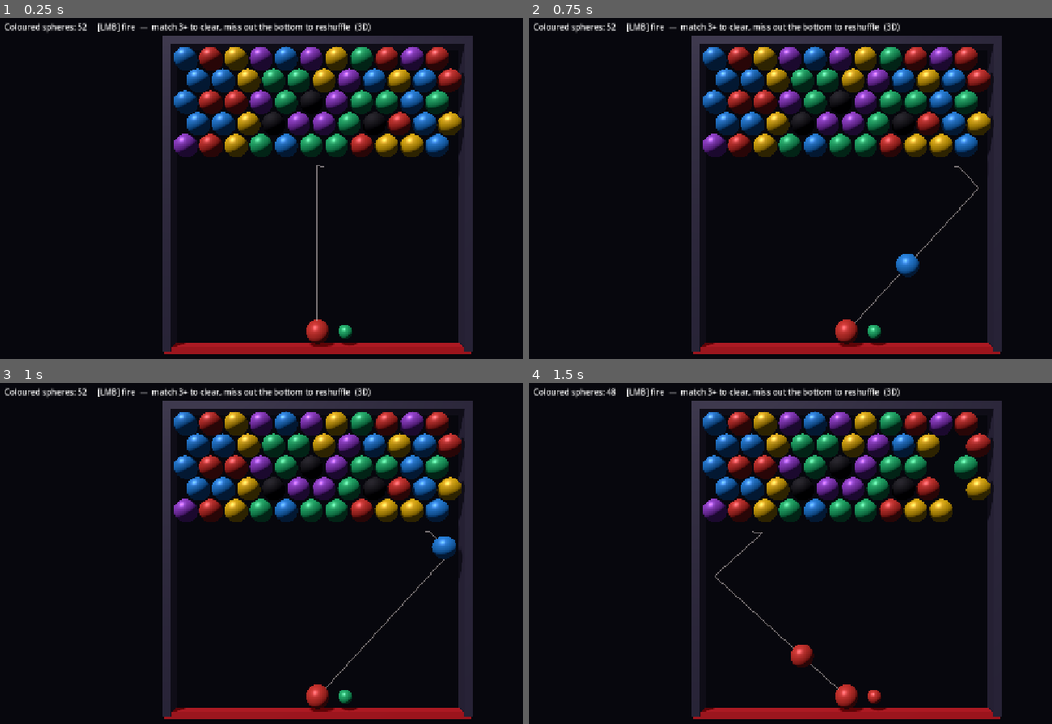
Above: before the commit, frames 1-4 (two rows, left to right).
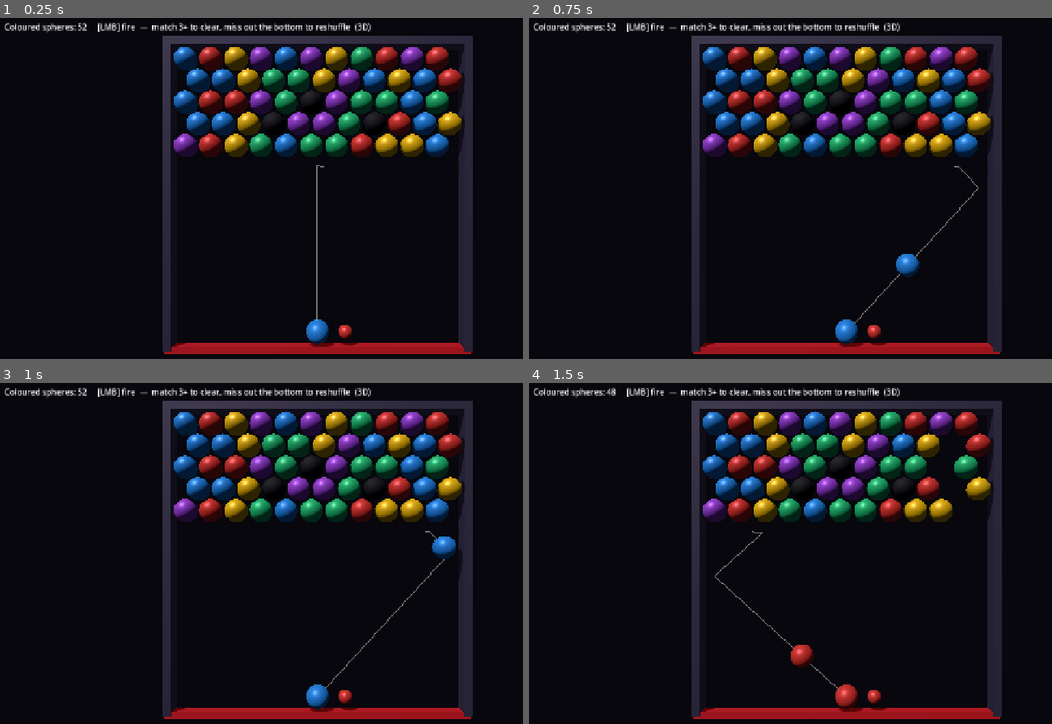
Above: after the commit, the same moments.

Repository: healplease/spheres-of-pain
Game: Godot game, scene res://scenes/level_3d.tscn
The game is run twice, just before and just after one commit, with the same random seed, the same clock (stepped at 60 frames per second) and the same inputs.
Inputs (mouse positions are in pixels of both pictures, inside the frame that each line leads up to):
- Up to frame 1 (0.25 s): no input
- Up to frame 2 (0.75 s): tap Enter at 0.5 s; move the mouse to (989, 178) at 0.52 s; press the mouse at (989, 178) at 0.53 s
- Up to frame 3 (1 s): no input
- Up to frame 4 (1.5 s): move the mouse to (717, 577) at 1.27 s; release the mouse at (717, 577) at 1.28 s; click (717, 577) at 1.35 s

The runs differ from the first frame. In frame 1, 0.3% of the frame differs, in the area x 58-68%, y 88-96%; in frame 2, 0.3%; in frame 3, 0.3%; in frame 4, nothing differs.

Commit message:
fixes for colors

Diff:
--- a/scenes/level_3d.tscn
+++ b/scenes/level_3d.tscn
@@ -1,38 +1,36 @@
-[gd_scene load_steps=4 format=3]
+[gd_scene format=3 uid="uid://bhb1b4x61mt0"]
 
-[ext_resource type="Script" path="res://scripts/play3d/level_controller_3d.gd" id="1_ctrl"]
-[ext_resource type="Script" path="res://scripts/play3d/board_view_3d.gd" id="2_board"]
-[ext_resource type="Script" path="res://scripts/play3d/shooter_3d.gd" id="3_shoot"]
+[ext_resource type="Script" uid="uid://djqufidh5xj6w" path="res://scripts/play3d/level_controller_3d.gd" id="1_ctrl"]
+[ext_resource type="Script" uid="uid://iqjmc6ome2v" path="res://scripts/play3d/board_view_3d.gd" id="2_board"]
+[ext_resource type="Script" uid="uid://5vrvar2kdqo4" path="res://scripts/play3d/shooter_3d.gd" id="3_shoot"]
 
-[node name="Level3D" type="Node3D"]
+[node name="Level3D" type="Node3D" unique_id=1146993431]
 script = ExtResource("1_ctrl")
 
-[node name="WorldEnvironment" type="WorldEnvironment" parent="."]
+[node name="WorldEnvironment" type="WorldEnvironment" parent="." unique_id=1411416787]
 
-[node name="DirectionalLight3D" type="DirectionalLight3D" parent="."]
+[node name="DirectionalLight3D" type="DirectionalLight3D" parent="." unique_id=2104444823]
 
-[node name="Camera3D" type="Camera3D" parent="."]
+[node name="Camera3D" type="Camera3D" parent="." unique_id=937805124]
 
-[node name="Board" type="Node3D" parent="."]
+[node name="Board" type="Node3D" parent="." unique_id=2015125668]
 script = ExtResource("2_board")
 
-[node name="Shooter" type="Node3D" parent="."]
+[node name="Shooter" type="Node3D" parent="." unique_id=1065147317]
 script = ExtResource("3_shoot")
 
-[node name="Preview" type="MeshInstance3D" parent="."]
+[node name="Preview" type="MeshInstance3D" parent="." unique_id=997055303]
 
-[node name="Ui" type="CanvasLayer" parent="."]
+[node name="Ui" type="CanvasLayer" parent="." unique_id=1700756708]
 
-[node name="Status" type="Label" parent="Ui"]
-mouse_filter = 2
+[node name="Status" type="Label" parent="Ui" unique_id=192411749]
 offset_left = 20.0
 offset_top = 14.0
 offset_right = 1260.0
 offset_bottom = 40.0
 text = "Coloured spheres: --"
 
-[node name="Banner" type="Label" parent="Ui"]
-mouse_filter = 2
+[node name="Banner" type="Label" parent="Ui" unique_id=1120620941]
 visible = false
 offset_top = 300.0
 offset_right = 1280.0
--- a/scripts/core/grid_model.gd
+++ b/scripts/core/grid_model.gd
@@ -52,6 +52,19 @@
 		if cells.has(nb):
 			return true
 	return false
+
+## The distinct breakable colours currently on the board, ascending. The shooter
+## uses this so it never queues a colour the player can no longer match — a colour
+## eliminated from the field must drop out of the gun.
+func present_colors() -> Array[int]:
+	var seen := {}
+	for c in cells.values():
+		if c >= 0:
+			seen[c] = true
+	var out: Array[int] = []
+	out.assign(seen.keys())
+	out.sort()
+	return out
 
 
 # --- core rules ---------------------------------------------------------------
--- a/scripts/play3d/level_controller_3d.gd
+++ b/scripts/play3d/level_controller_3d.gd
@@ -72,9 +72,11 @@
 	board.setup(model, _mesh, _mats, _black_mat, diameter)
 
 	shooter.position = to3d(muzzle2d)
-	shooter.setup(_mesh, _mats, SPHERE_RADIUS)
+	# Pick the queued colours BEFORE setup() so its refresh_colors() shows the real
+	# loaded colour — otherwise the muzzle paints colour 0 (red) on the first shot.
 	shooter.current_color = _rand_color()
 	shooter.next_color = _rand_color()
+	shooter.setup(_mesh, _mats, SPHERE_RADIUS)
 	shooter.fired.connect(_on_fired)
 
 	preview.mesh = _preview_mesh
@@ -277,8 +279,14 @@
 	model.cells[Vector2i(7, 3)] = GridModel.BLACK
 
 
+## A random colour drawn only from those still present on the board, so the gun
+## never offers a colour that can no longer be matched. Falls back to colour 0 if
+## the board has no breakable spheres left (game already won).
 func _rand_color() -> int:
-	return randi() % num_colors
+	var present := model.present_colors()
+	if present.is_empty():
+		return 0
+	return present[randi() % present.size()]
 
 
 func _mat_for(color: int) -> StandardMaterial3D:
@@ -336,6 +344,11 @@
 func _advance_load() -> void:
 	shooter.current_color = shooter.next_color
 	shooter.next_color = _rand_color()
+	# The promoted colour (the old `next`) may have just been wiped off the board by
+	# the shot that resolved — if so, re-roll it from what's still present.
+	var present := model.present_colors()
+	if not present.is_empty() and shooter.current_color not in present:
+		shooter.current_color = present[randi() % present.size()]
 	shooter.refresh_colors()
 
 
--- a/tests/test_grid_model.gd
+++ b/tests/test_grid_model.gd
@@ -116,6 +116,26 @@
 	assert_between(m.cells[Vector2i(0, 0)], 0, m.num_colors - 1, "randomized colour within range")
 
 
+# --- present colours ----------------------------------------------------------
+
+func test_present_colors_distinct_and_sorted() -> void:
+	var m := _make_model()
+	m.cells = {Vector2i(0, 0): 2, Vector2i(1, 0): 0, Vector2i(2, 0): 2, Vector2i(3, 0): 4}
+	assert_eq(m.present_colors(), [0, 2, 4] as Array[int], "distinct breakable colours, ascending")
+
+
+func test_present_colors_excludes_black() -> void:
+	var m := _make_model()
+	m.cells = {Vector2i(0, 0): GridModel.BLACK, Vector2i(1, 0): 3}
+	assert_eq(m.present_colors(), [3] as Array[int], "black is not a queueable colour")
+
+
+func test_present_colors_empty_on_clear_field() -> void:
+	var m := _make_model()
+	m.cells = {}
+	assert_true(m.present_colors().is_empty(), "no colours on an empty field")
+
+
 # --- win / lose ---------------------------------------------------------------
 
 func test_won_when_only_black_remains() -> void:
